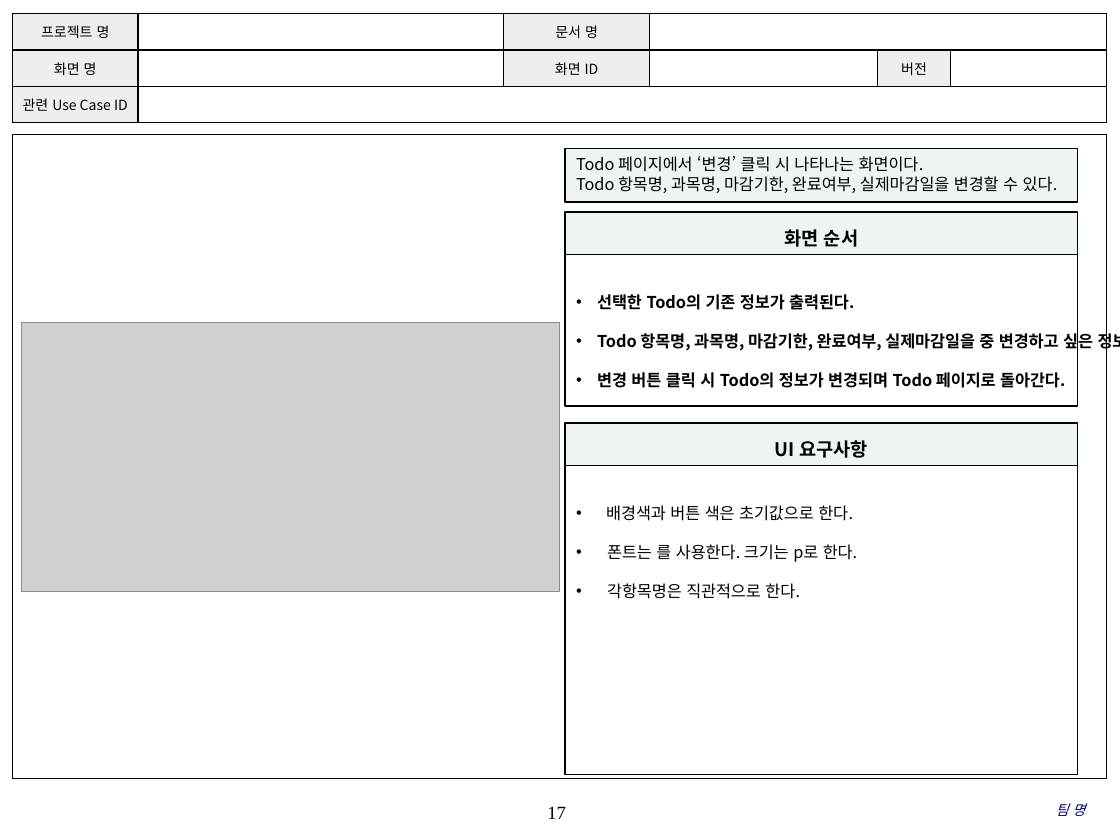
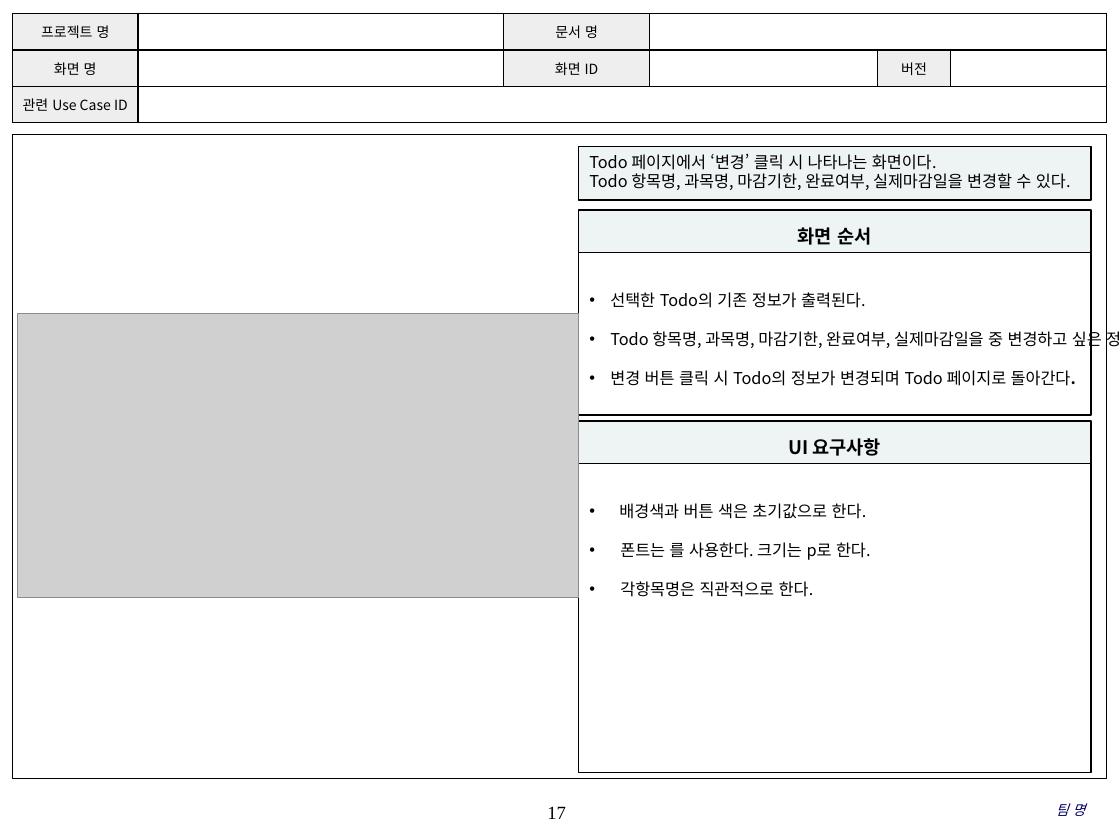
Before and after one commit to SE-admin/7, a slide deck: slide 17 of doc/3_ 설계서/UI Design Template.pptx. Drawn at 1120x840 pixels with LibreOffice and Linux fonts; fonts in the diff are those of the drawing; grey boxes stand for pictures; background and template pictures are left out. Boxes give left, top, right and bottom in pixels: in the first picture for what was removed or moved away, otherwise in the second. Text is boxed around its words. In the diff, an @@ line names an element or a change of style, - is before the commit and + after.

Commit message:
UI Design Template|doc|오타수정

```diff
--- a/doc/3_ 설계서/UI Design Template.pptx
+++ b/doc/3_ 설계서/UI Design Template.pptx
@@ rectangle "선택한 Todo의 기존 정보가 출력된다.": place and size @@
-rectangle "선택한 Todo의 기존 정보가 출력된다." at [566, 254, 1079, 405]
+rectangle "선택한 Todo의 기존 정보가 출력된다." at [578, 253, 1091, 416]
@@ rectangle "선택한 Todo의 기존 정보가 출력된다." at [578, 253, 1091, 416]: bold off @@
@@ picture: place and size @@
-picture at [21, 323, 559, 591]
+picture at [18, 314, 579, 597]
@@ 4 rectangles: place and size @@
-4 rectangles at [566, 148, 1079, 775]
+4 rectangles at [578, 147, 1091, 773]
```
Also in this commit, not shown: 8 other slides changed.
